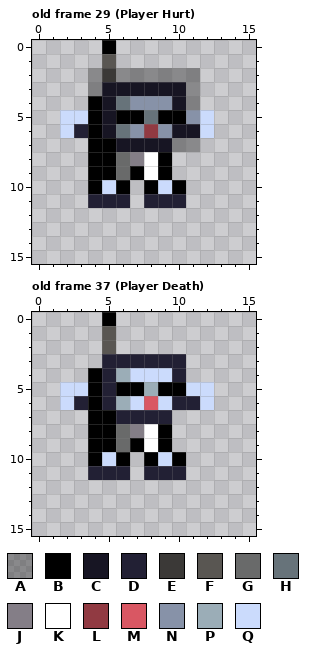
Pixel-art file -- Senior Project Game/Assets/ArtAssets/Player/space_guy_walk.ase. That is the earlier state.
16x16 pixels, 37 frames. Colours within 5 levels of each other are drawn and written as one. Shown: old frame 29 (Player Hurt), old frame 37 (Player Death). The commit also changed other frames, which this record leaves out.
Palette (. is transparent): A #00000055  B #000000  C #171523  D #222034  E #3b3937  F #595652  G #696a6a  H #67737a  J #847e87  K #ffffff  L #913a42  M #d95763  N #8792a8  P #9badb7  Q #cbdbfc
Once edited:
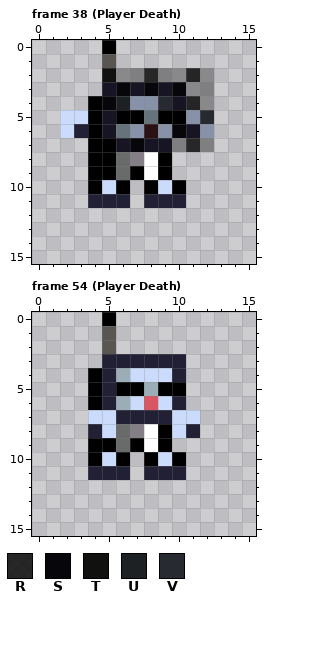
Colours new in this view: R #000000ce  S #07060a  T #111110  U #1e2123  V #272a30
A new or re-ordered frame is compared with the old frame closest to it.
The exact change:
frames 37 -> 54
Colour L changes from #913a42 to #2a1113.
Frame 38 (Player Death) is new; against old frame 29 (Player Hurt), layer "Helmet":
Colour A now appears in rows 2 to 4 at x 12; in row 7 at x 12.
The author changed colour Q to colour N in row 6 at x 12.
The author changed colour A to colour R in row 2 at x 8 and 11; in row 4 at x 11; in row 7 at x 11.
The author changed colour C to colour S in row 3 at x 6, 8 and 10; in row 4 at x 5; in row 6 at x 10; in row 7 at x 7.
The author changed colour E to colour T in row 2 at x 5.
The author changed colour H to colour U in row 4 at x 6.
The author changed colour N to colour V in row 4 at x 9.
The author changed colour Q to colour V in row 5 at x 12.
The author cleared colour A in rows 2 to 3 at x 4.
Frame 54 (Player Death) is new; against old frame 37 (Player Death), layer "Hands":
Colour D now appears in row 8 at x 11.
The author changed colour B to colour D in row 8 at x 4.
Colour Q now appears in row 7 at x 10 to 11; in row 8 at x 10.
The author changed colour B to colour Q in row 7 at x 4 to 5; in row 8 at x 5.
The author cleared colour D in row 6 at x 3 and 11.
The author cleared colour Q in row 5 at x 2 to 3 and 11 to 12; in row 6 at x 2 and 12.
Changed places in both pictures, as pixel boxes (x1, y1, x2, y2):
changed: (88, 68, 214, 152)
changed: (60, 382, 116, 438)
changed: (172, 382, 214, 438)
